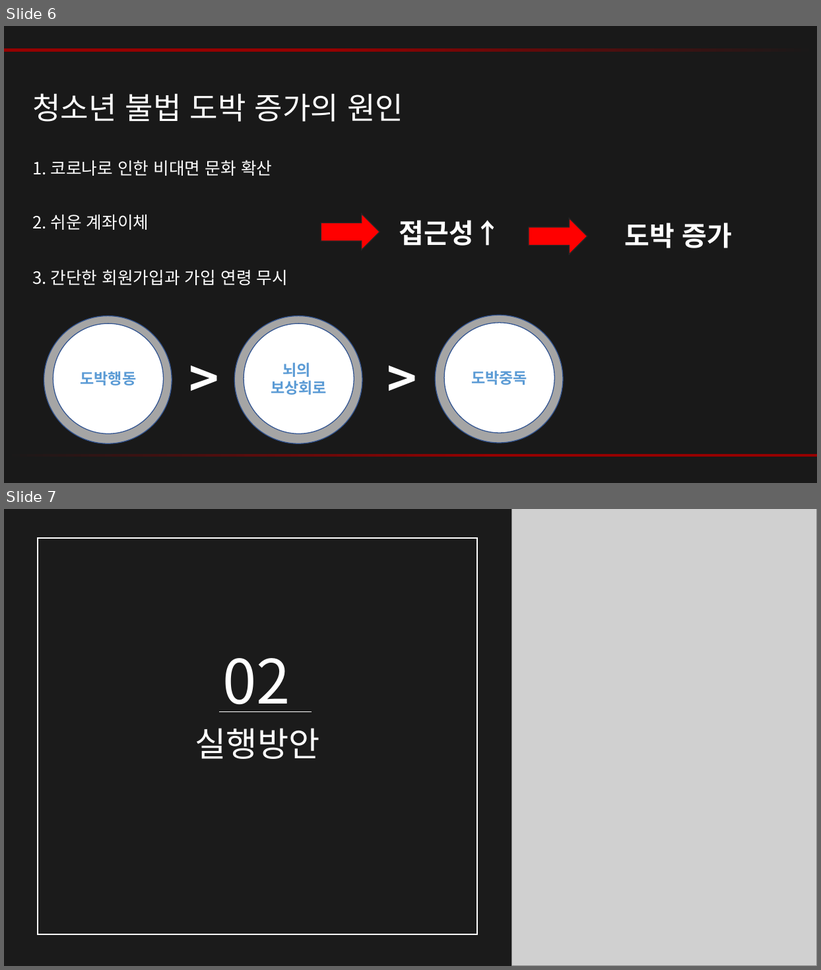
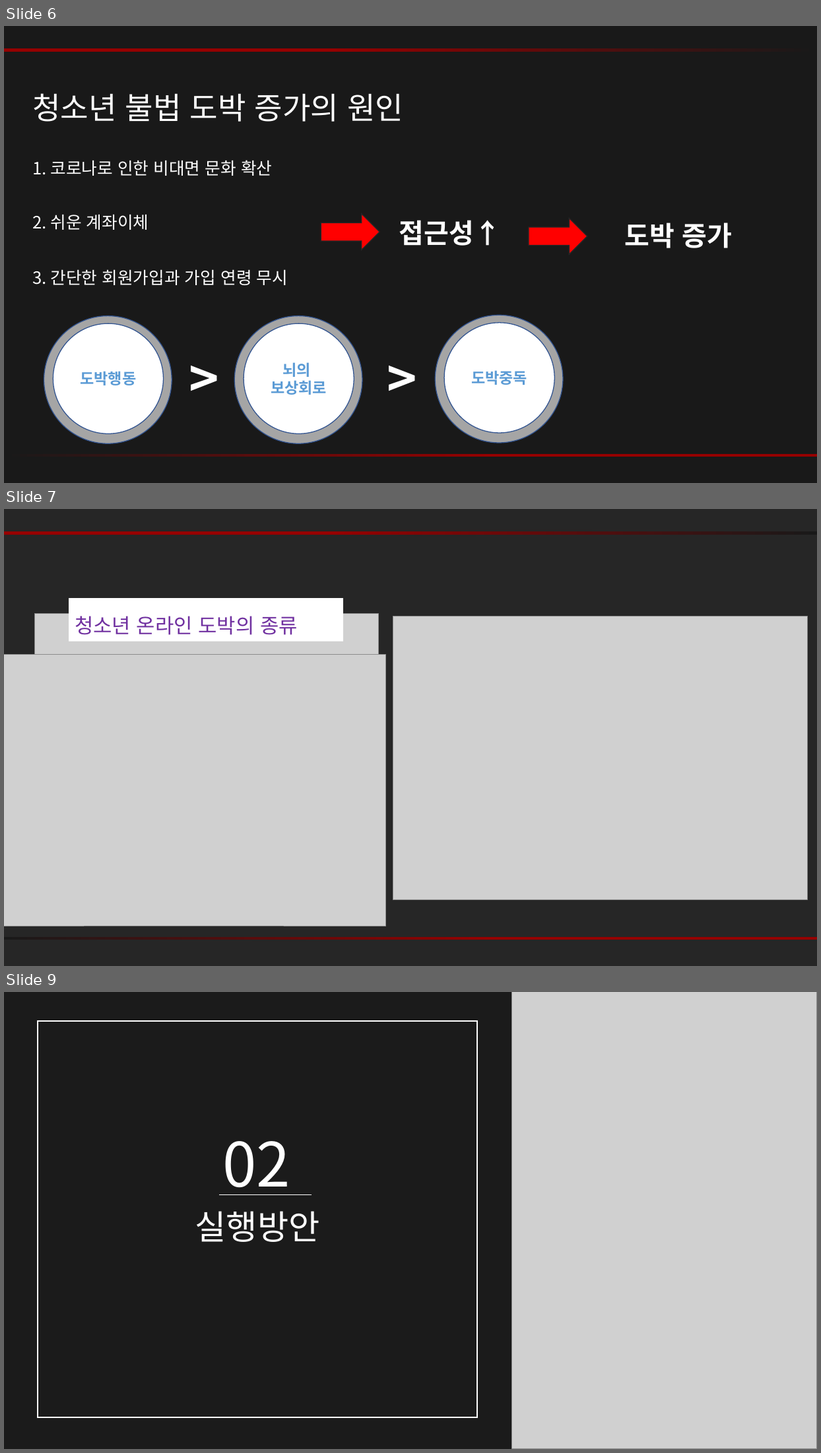
Before and after one commit to kyunakim/crawling-project, a slide deck: 청소년도박_PPT.pptx. Shown one above the other, each under a label of ours: slides 6 and 7 before the commit, slides 6, 7 and 9 after it; the slides between them are not shown. The pictures are 821x970 and 821x1453 pixels, drawn with LibreOffice and Linux fonts; fonts in the diff are those of the drawing; grey boxes stand for pictures. Boxes give left, top, right and bottom in pixels: in the first picture for what was removed or moved away, otherwise in the second. Text is boxed around its words. In the diff, an @@ line names an element or a change of style, - is before the commit and + after.

```diff
--- a/청소년도박_PPT.pptx
+++ b/청소년도박_PPT.pptx
@@ slide 7 added at [4, 509, 817, 966], background #262626 @@
@@ rectangle added at [4, 531, 817, 535], fill gradient #960000 to #191919 @@
@@ rectangle added at [69, 598, 343, 642], fill #FFFFFF, 24 pt, text #7030A0 @@
+청소년 온라인 도박의 종류
@@ picture added at [34, 614, 378, 916] @@
@@ picture added at [393, 616, 808, 900] @@
@@ picture added at [4, 655, 386, 927] @@
@@ rectangle added at [4, 937, 817, 940], fill gradient #960000 to #191919 @@
@@ what was slide 7 is now slide 9 @@
```
Also in this commit, not shown: 1 slide changed, 3 other slides added.
